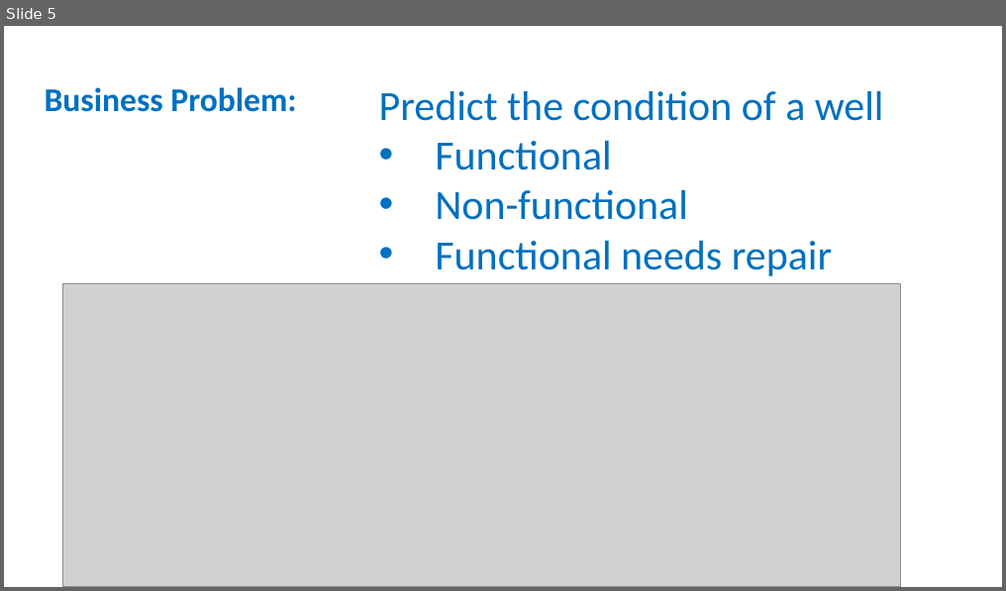
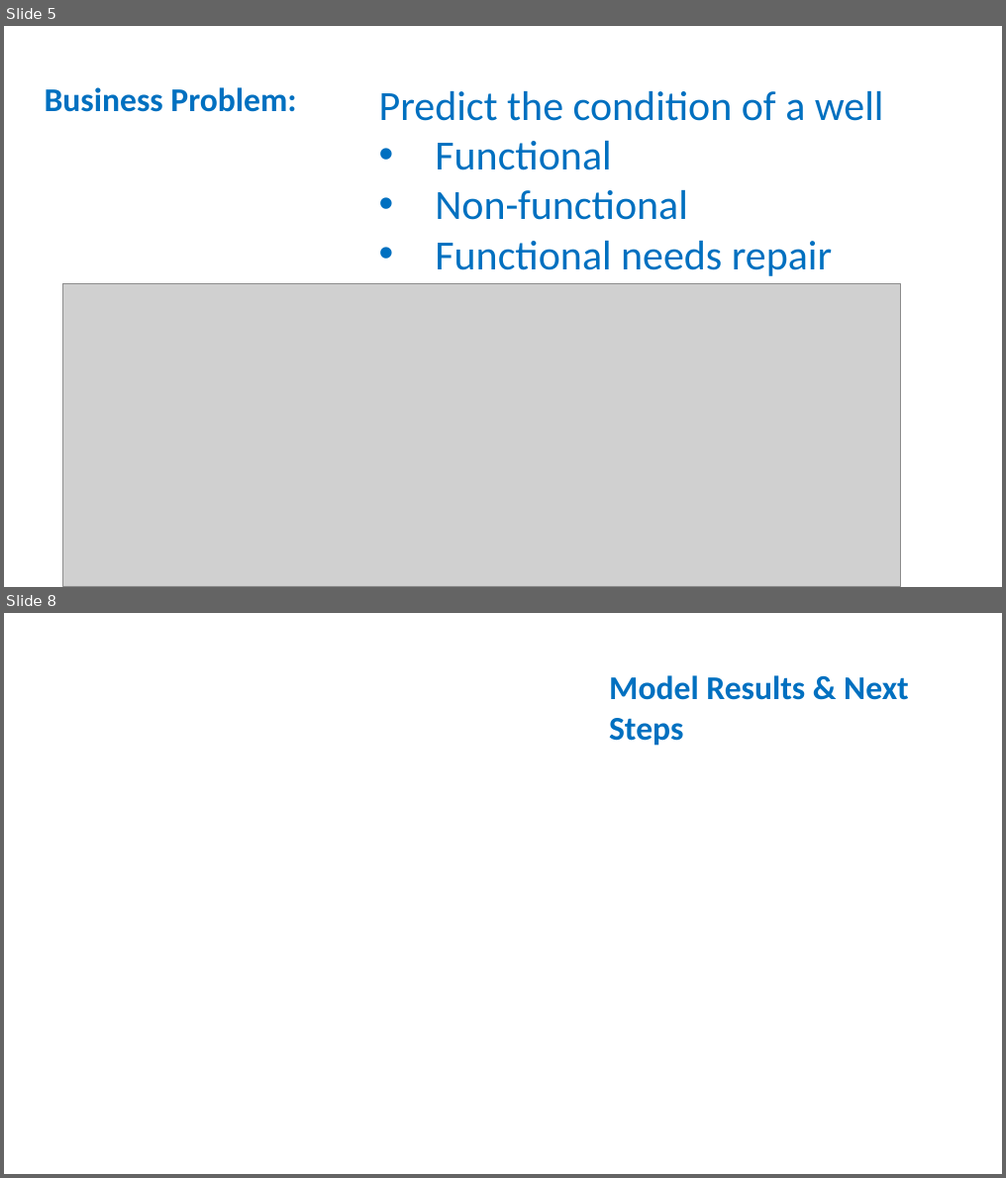
Before and after one commit to RavenNHW/Mod_3_Project, a slide deck: Presentation_V3.pptx. Shown one above the other, each under a label of ours: slide 5 before the commit, slides 5 and 8 after it; the slides between them are not shown. The pictures are 1006x591 and 1006x1178 pixels, drawn with LibreOffice and Linux fonts; fonts in the diff are those of the drawing; grey boxes stand for pictures. Boxes give left, top, right and bottom in pixels: in the first picture for what was removed or moved away, otherwise in the second. Text is boxed around its words. In the diff, an @@ line names an element or a change of style, - is before the commit and + after.

```diff
--- a/Presentation_V3.pptx
+++ b/Presentation_V3.pptx
@@ slide 8 added at [4,613,1002,1174], background #FFFFFF @@
@@ text added at [609,675,909,746], 32 pt, text #0070C0, bold @@
+Model Results & Next Steps
```
Also in this commit, not shown: 2 other slides added, 1 slide removed.
